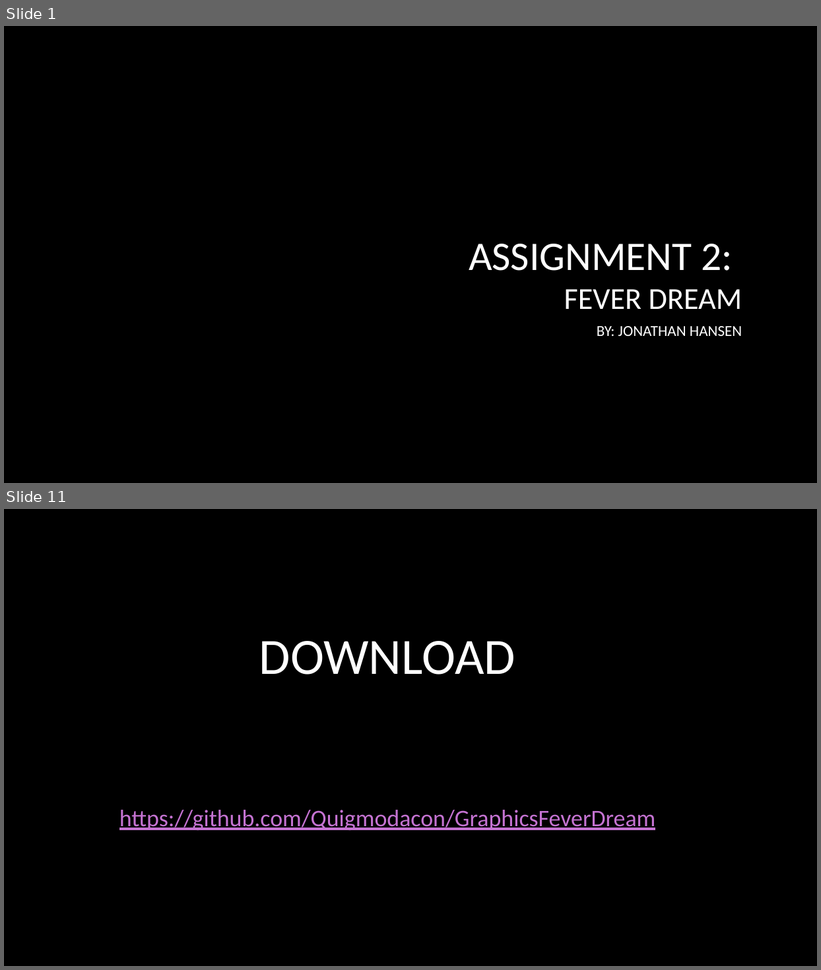
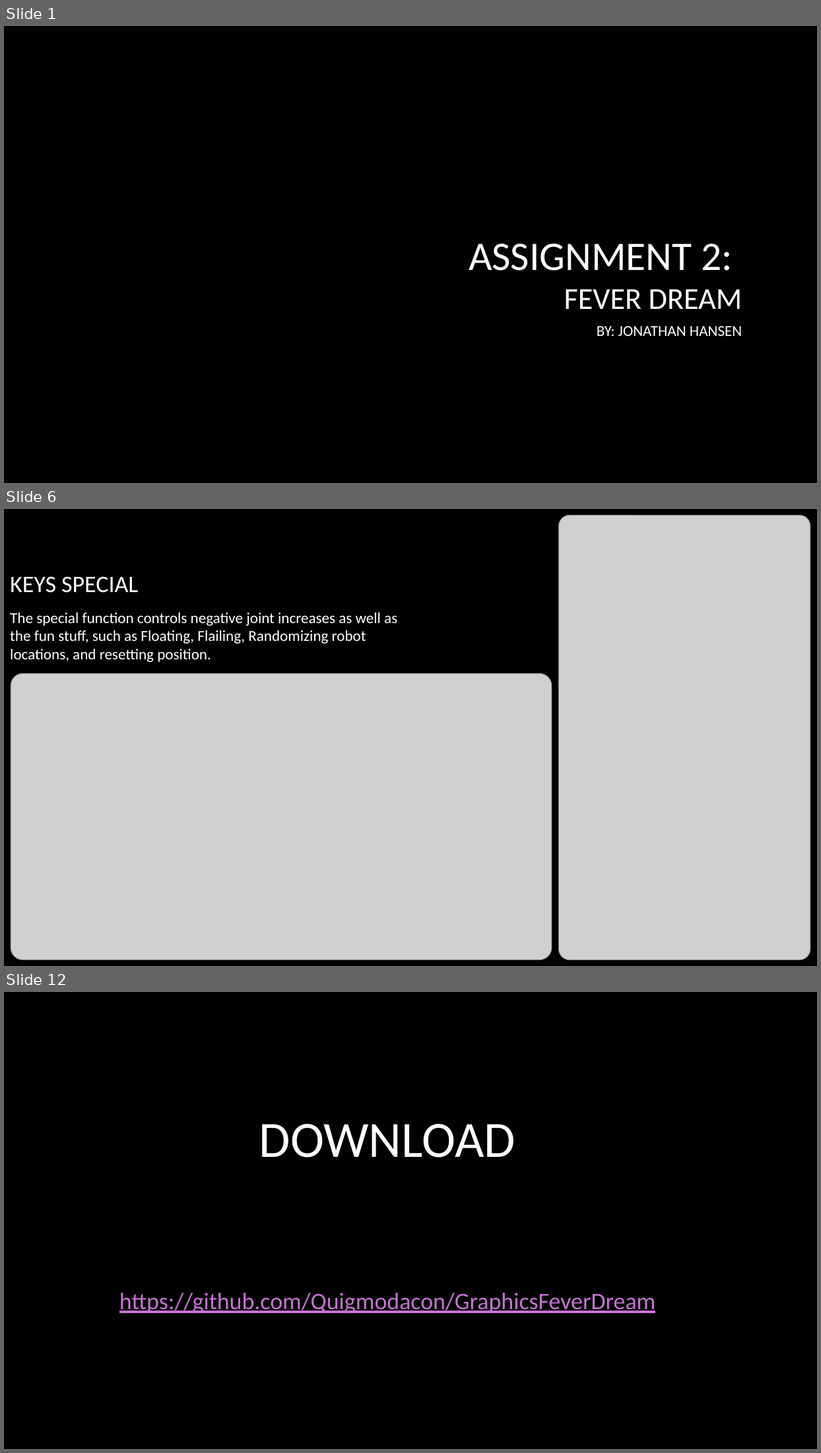
Before and after one commit to Quigmodacon/GraphicsFeverDream, a slide deck: JonathanHansen-Assignment2.pptx. Shown one above the other, each under a label of ours: slides 1 and 11 before the commit, slides 1, 6 and 12 after it; the slides between them are not shown. The pictures are 821x970 and 821x1453 pixels, drawn with LibreOffice and Linux fonts; fonts in the diff are those of the drawing; grey boxes stand for pictures; background and template pictures are left out. Boxes give left, top, right and bottom in pixels: in the first picture for what was removed or moved away, otherwise in the second. Text is boxed around its words. In the diff, an @@ line names an element or a change of style, - is before the commit and + after.

```diff
--- a/JonathanHansen-Assignment2.pptx
+++ b/JonathanHansen-Assignment2.pptx
@@ slide 6 added at (x1=4, y1=509, x2=817, y2=966), background picture (left out) @@
@@ picture added at (x1=559, y1=515, x2=811, y2=960) @@
@@ title added at (x1=10, y1=576, x2=138, y2=593), 28 pt, text #FFFFFF @@
+KEYS SPECIAL
@@ text added at (x1=10, y1=613, x2=397, y2=662), 18 pt, text #FFFFFF @@
+The special function controls negative joint increases as well as the fun stuff, such as Floating, Flailing, Randomizing robot locations, and resetting position.
@@ picture added at (x1=11, y1=674, x2=552, y2=960) @@
@@ what was slide 11 is now slide 12 @@
```
Also in this commit, not shown: 9 slides changed.
